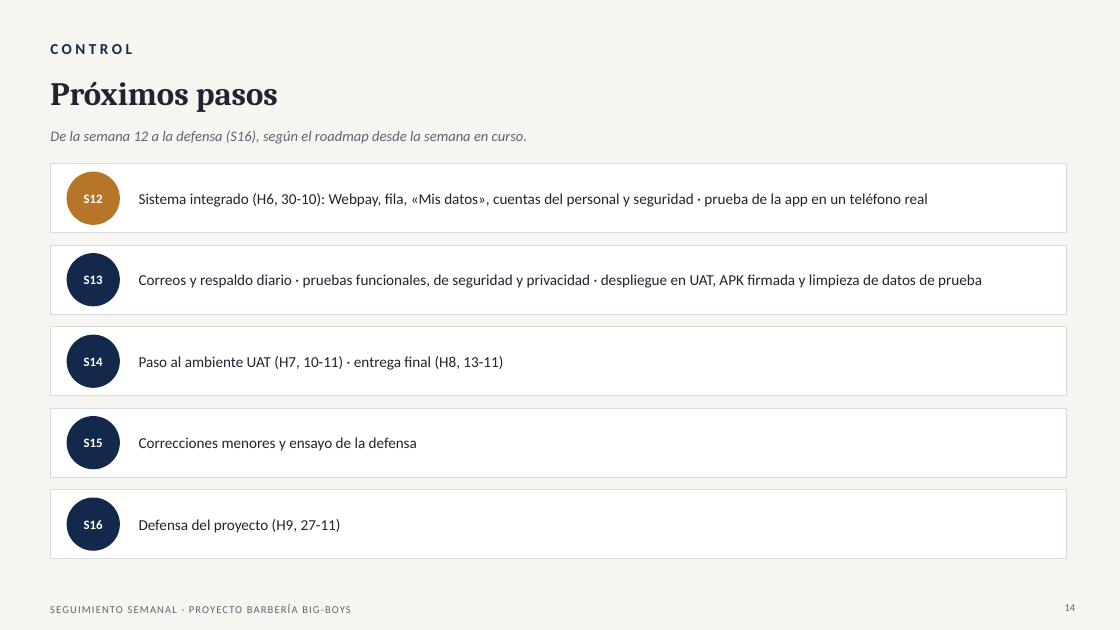
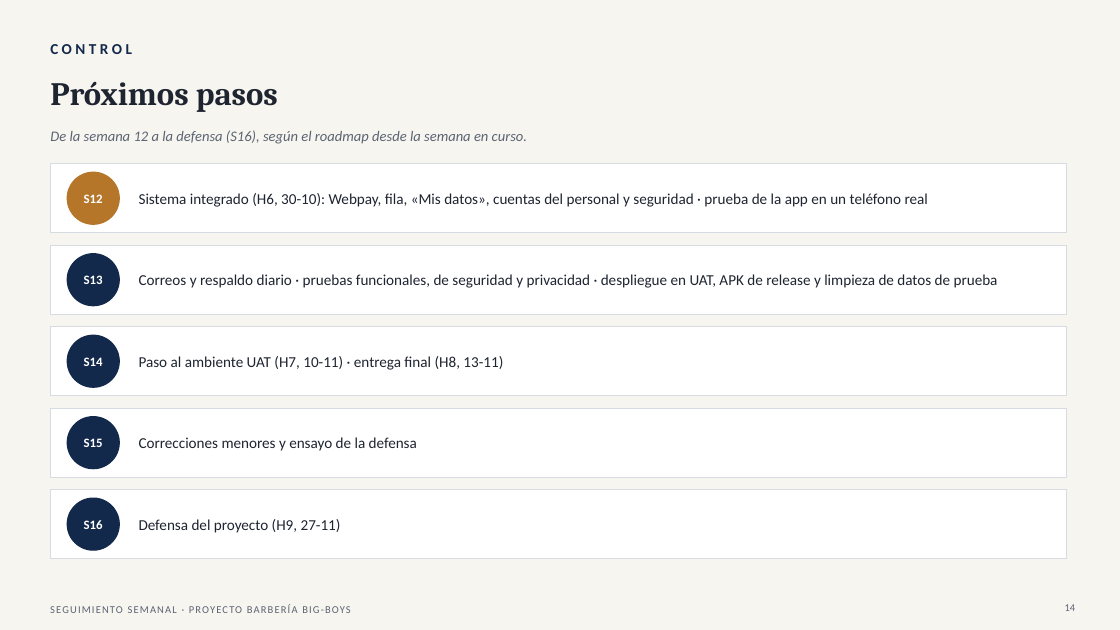
Before and after one commit to Yerko-Rosales/Proyecto_Barberia, a slide deck: slide 14 of Fase 2/Seguimiento semanal/Seguimiento_Roadmap_Proyecto_Barberia_30-10.pptx. Drawn at 1120x630 pixels with LibreOffice and Linux fonts; fonts in the diff are those of the drawing. Boxes give left, top, right and bottom in pixels: in the first picture for what was removed or moved away, otherwise in the second. Text is boxed around its words. In the diff, an @@ line names an element or a change of style, - is before the commit and + after.

Commit message:
Seguimiento al 30-10: «APK de release» en lugar de «APK firmada», diagramas en StarUML y temas abiertos actualizados

```diff
--- a/Fase 2/Seguimiento semanal/Seguimiento_Roadmap_Proyecto_Barberia_30-10.pptx
+++ b/Fase 2/Seguimiento semanal/Seguimiento_Roadmap_Proyecto_Barberia_30-10.pptx
@@ text at (139, 274, 998, 288): text changed @@
-Correos y respaldo diario · pruebas funcionales, de seguridad y privacidad · despliegue en UAT, APK firmada y limpieza de datos de prueba
+Correos y respaldo diario · pruebas funcionales, de seguridad y privacidad · despliegue en UAT, APK de release y limpieza de datos de prueba
```
Also in this commit, not shown: 6 other slides changed, 1 other file.
